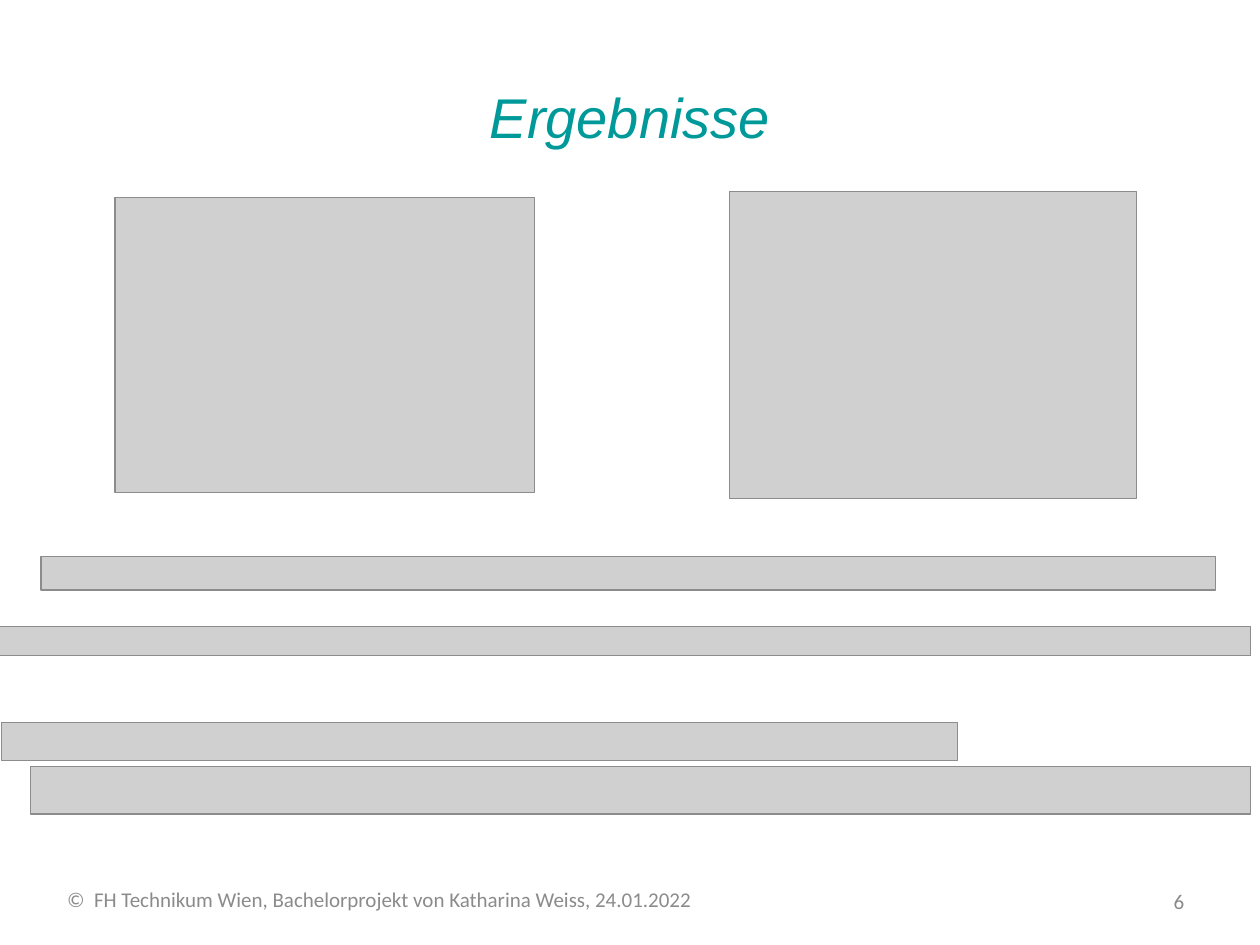
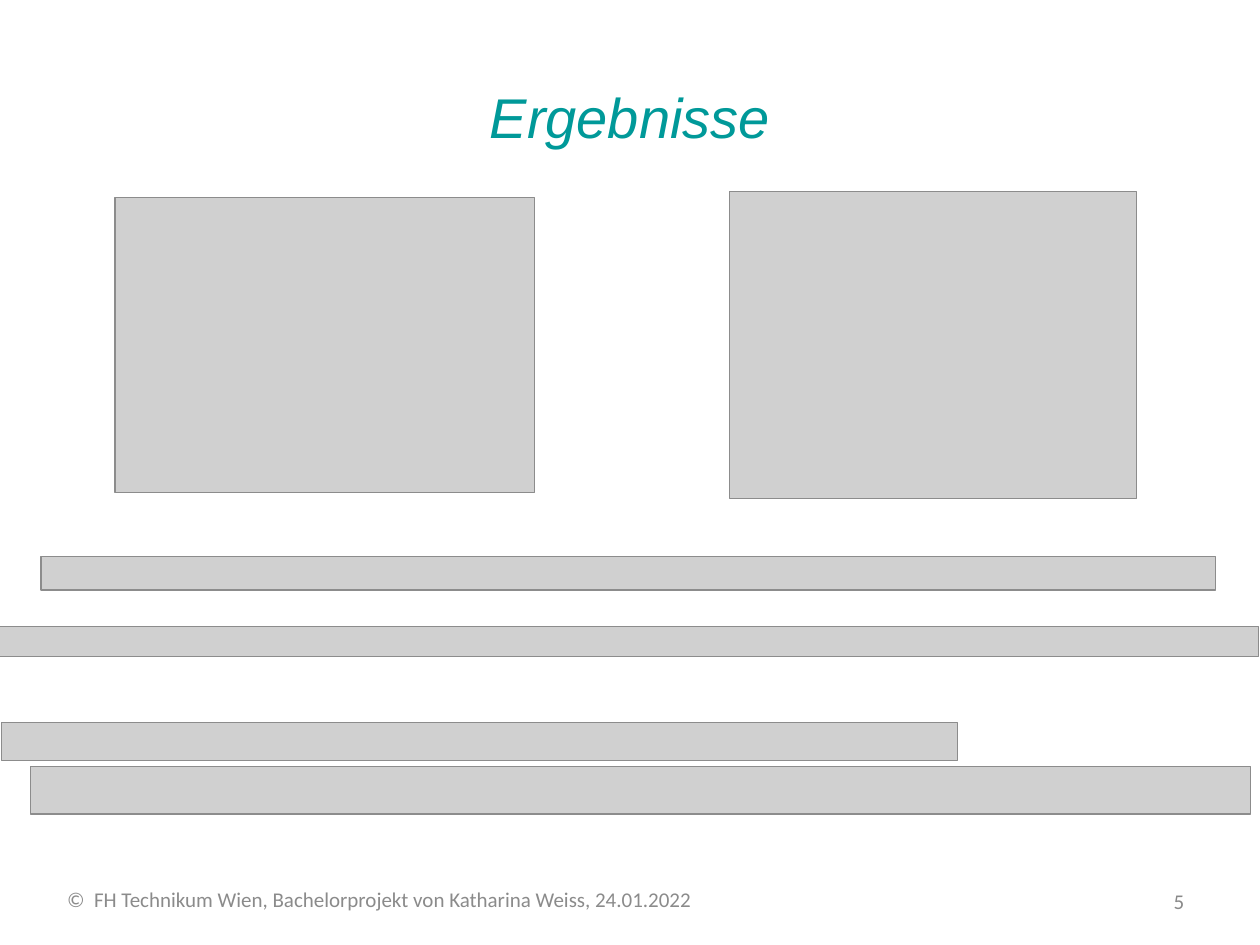
Before and after one commit to Moonnigt7/Bachelorprojekt, a slide deck: slide 5 of Dokumente/Präsentationen/Abschlusspräsentation__24_01_2022.pptx (slide 6 before the commit). Drawn at 1260x945 pixels with LibreOffice and Linux fonts; fonts in the diff are those of the drawing; grey boxes stand for pictures; background and template pictures are left out. Boxes give left, top, right and bottom in pixels: in the first picture for what was removed or moved away, otherwise in the second. Text is boxed around its words. In the diff, an @@ line names an element or a change of style, - is before the commit and + after.

```diff
--- a/Dokumente/Präsentationen/Abschlusspräsentation__24_01_2022.pptx
+++ b/Dokumente/Präsentationen/Abschlusspräsentation__24_01_2022.pptx
@@ picture: place and size @@
-picture at box(0, 626, 1251, 655)
+picture at box(0, 626, 1259, 655)
@@ page number at box(1174, 895, 1185, 909): text changed @@
-6
+5
```
Also in this commit, not shown: 3 other slides changed, 1 slide removed, 3 other files.
